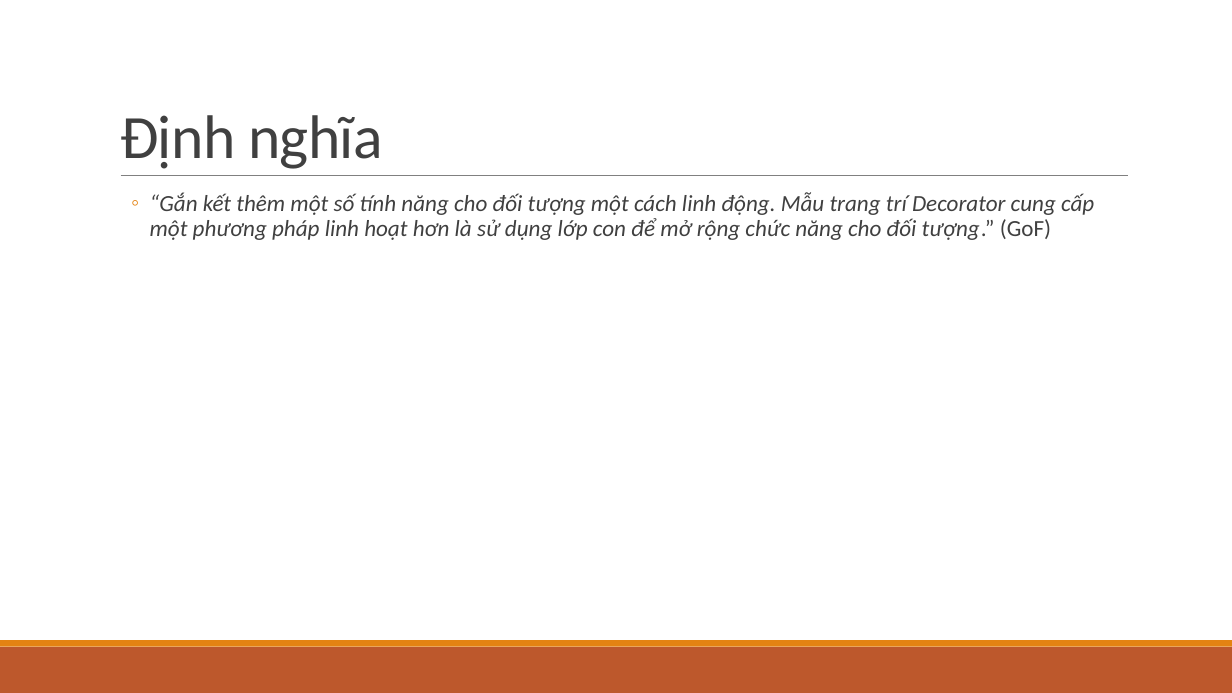
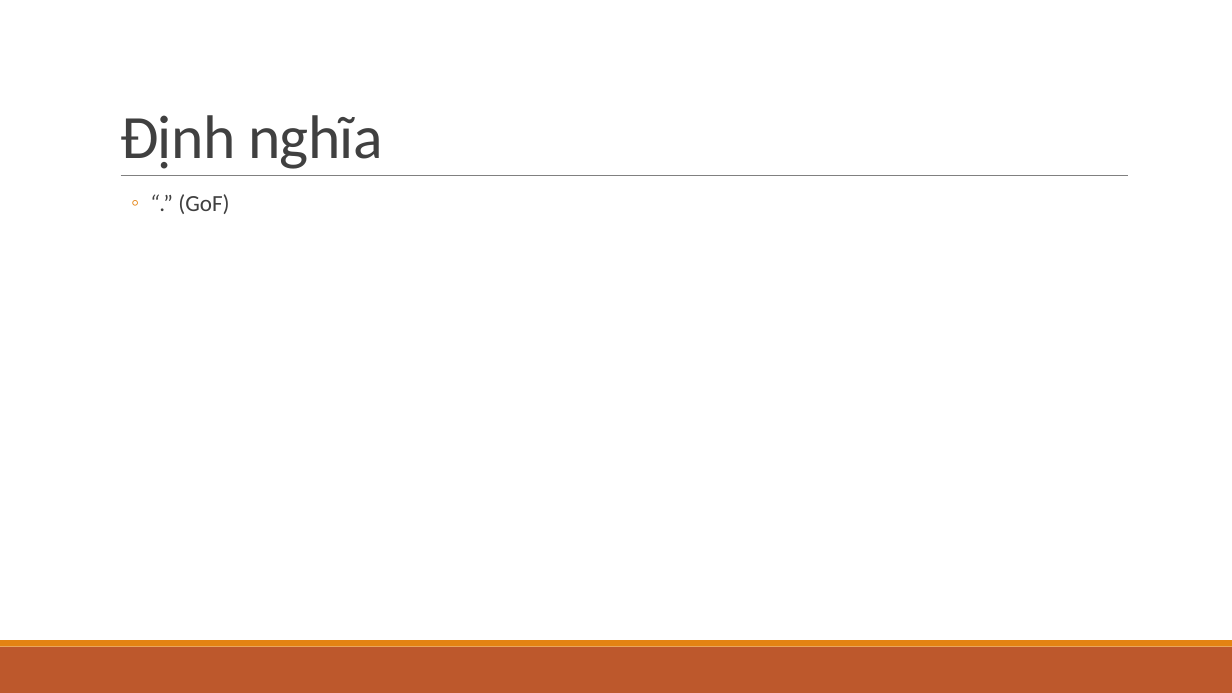
Before and after one commit to ChrisJamison/design_pattern, a slide deck: slide 18 of DP version 1.1.pptx. Drawn at 1232x693 pixels with LibreOffice and Linux fonts; fonts in the diff are those of the drawing. Boxes give left, top, right and bottom in pixels: in the first picture for what was removed or moved away, otherwise in the second. Text is boxed around its words. In the diff, an @@ line names an element or a change of style, - is before the commit and + after.

```diff
--- a/DP version 1.1.pptx
+++ b/DP version 1.1.pptx
@@ text at (178, 194, 229, 214): text changed; italic off @@
-  ◦ “Gắn kết thêm một số tính năng cho đối tượng một cách linh động. Mẫu trang trí Decorator cung cấp một phương pháp linh hoạt hơn là sử dụng lớp con để mở rộng chức năng cho đối tượng.” (GoF)
+  ◦ “.” (GoF)
```
Also in this commit, not shown: 7 other slides changed, 1 slide added, 1 slide removed.
